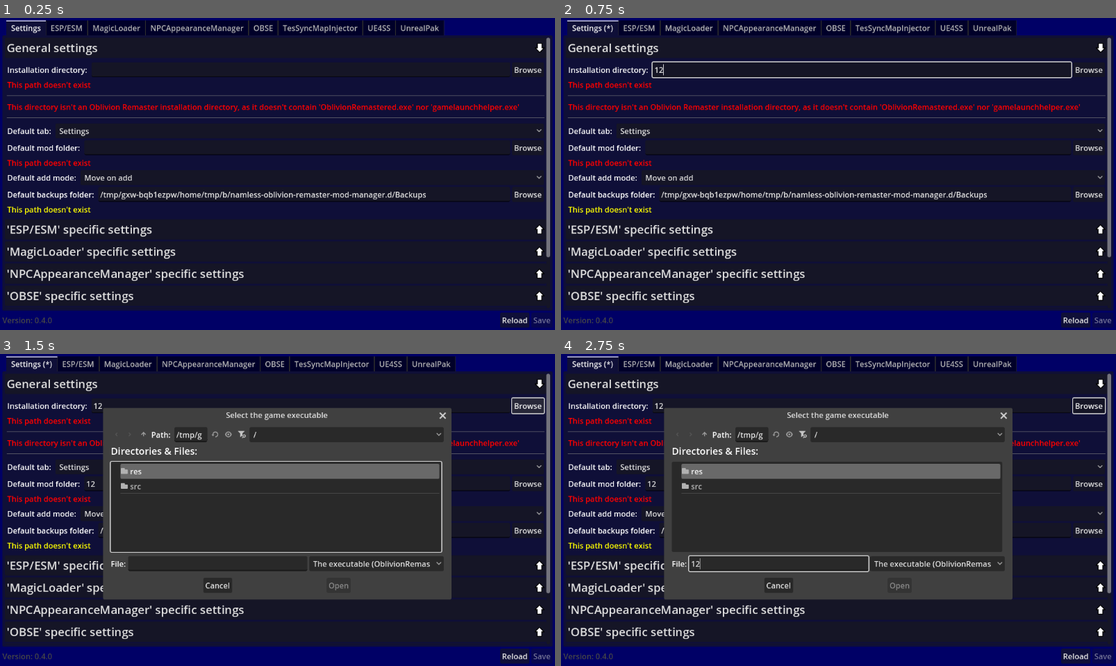
Above: before the commit, frames 1-4 (two rows, left to right).
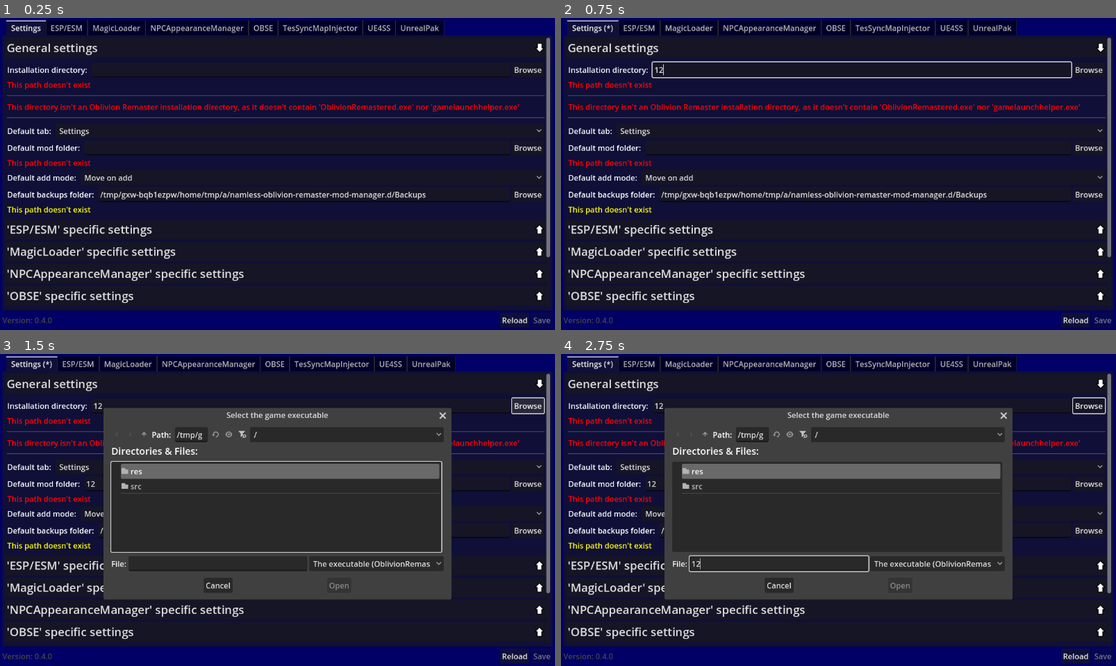
Above: after the commit, the same moments.

Repository: TheNamlessGuy/oblivion-remaster-mod-manager
Game: Godot game, scene res://src/components/main_window.tscn
Same seed, same stepped clock (60 frames per second), same inputs: the game is played once before the commit and once after it.
Inputs (mouse positions are in pixels of both pictures, inside the frame that each line leads up to):
- Up to frame 1 (0.25 s): no input
- Up to frame 2 (0.75 s): click (860, 71) at 0.52 s; type "12" at 0.6 s
- Up to frame 3 (1.5 s): click (299, 485) at 0.75 s; type "12" at 0.83 s; click "Browse" at 1.25 s
- Up to frame 4 (2.75 s): click (777, 563) at 2.02 s; type "12" at 2.1 s

The runs differ from the first frame. In frame 1, 0.3% of the frame differs, in the area x 40-77%, y 55-59%; in frame 2, 0.3%; in frame 3, 0.7%, in the area x 18-63%, y 17-79%; in frame 4, 0.7%.

Commit message:
fix: Should no longer try to set the manager folder to '.d'
Apparently array typing actually matters?

Diff:
--- a/project/src/global_scripts/global.gd
+++ b/project/src/global_scripts/global.gd
@@ -31,7 +31,7 @@
 func get_project_name() -> String:
   return ProjectSettings.get_setting("application/config/name")
 
-func get_executable_name(file_ends_to_remove = [".exe", ".x86_64"]) -> String:
+func get_executable_name(file_ends_to_remove: Array[String] = [".exe", ".x86_64"]) -> String:
   if OS.is_debug_build():
     return "namless-oblivion-remaster-mod-manager"
   return FileSystem.get_filename(OS.get_executable_path(), file_ends_to_remove)
